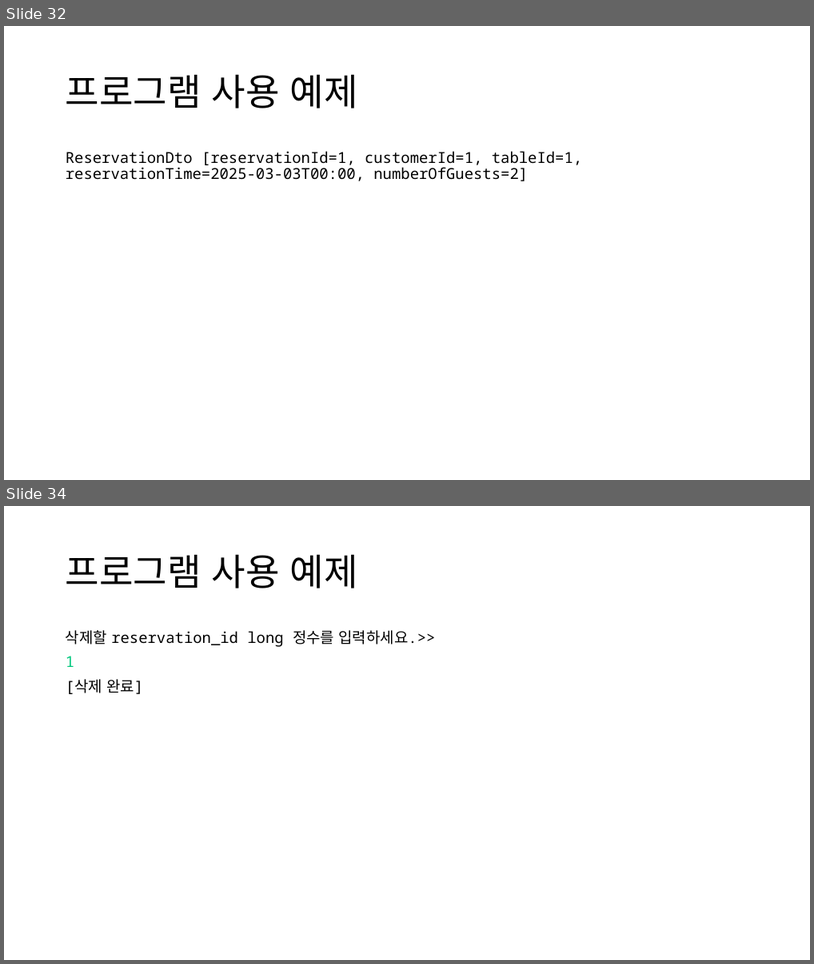
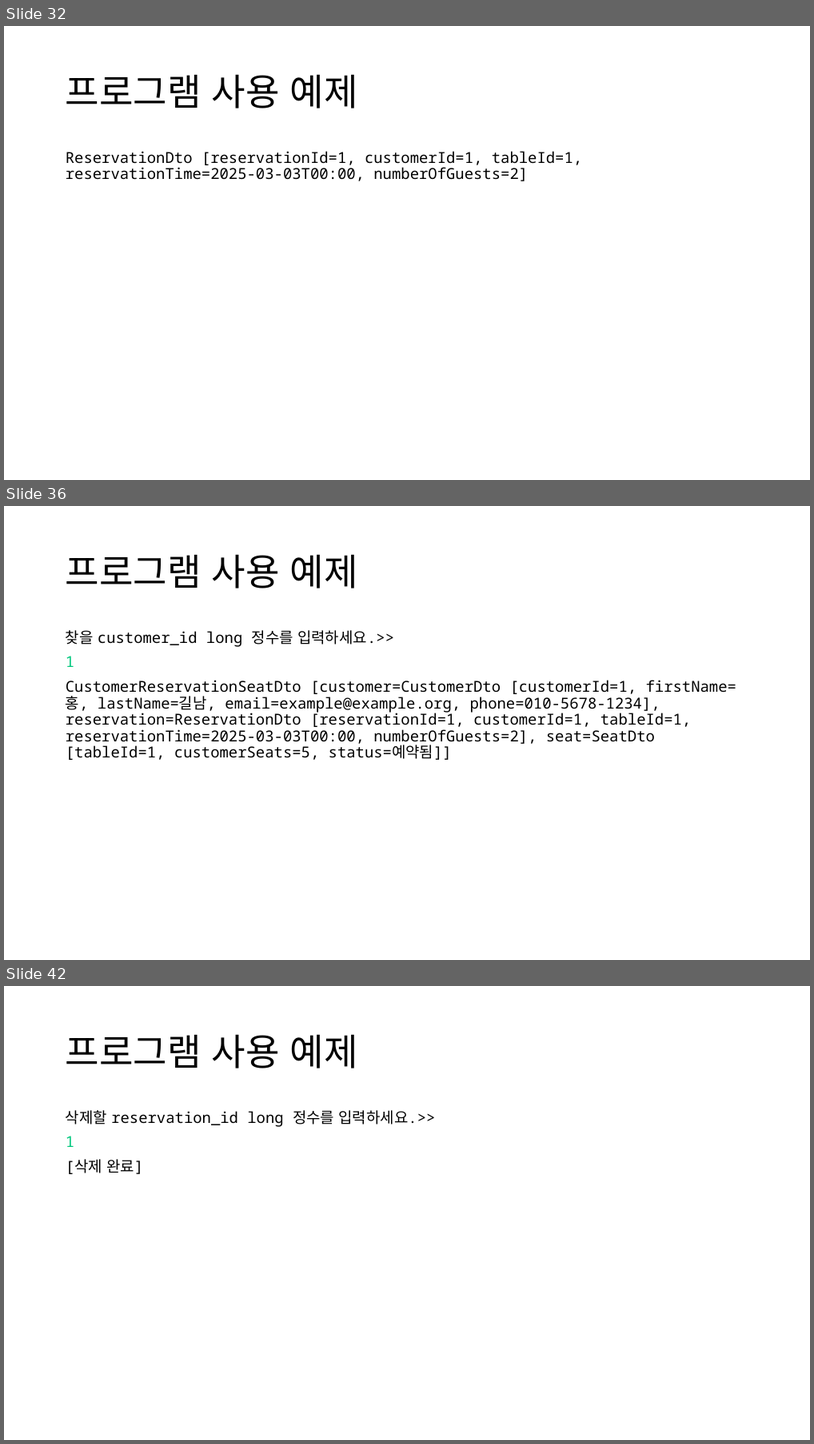
Before and after one commit to TaYaKi71751/gukbi, a slide deck: ppt/Oracle DB Project.pptx. Shown one above the other, each under a label of ours: slides 32 and 34 before the commit, slides 32, 36 and 42 after it; the slides between them are not shown. The pictures are 814x964 and 814x1444 pixels, drawn with LibreOffice and Linux fonts; fonts in the diff are those of the drawing. Boxes give left, top, right and bottom in pixels: in the first picture for what was removed or moved away, otherwise in the second. Text is boxed around its words. In the diff, an @@ line names an element or a change of style, - is before the commit and + after.

```diff
--- a/ppt/Oracle DB Project.pptx
+++ b/ppt/Oracle DB Project.pptx
@@ slide 36 added at bbox=[4, 506, 810, 960], background #FFFFFF @@
@@ title added at bbox=[66, 554, 358, 588], 44 pt, text #000000 @@
+프로그램 사용 예제
@@ text added at bbox=[66, 630, 737, 760], 18 pt, text #000000 @@
+찾을 customer_id long 정수를 입력하세요.>>
+1
+CustomerReservationSeatDto [customer=CustomerDto [customerId=1, firstName=홍, lastName=길남, email=example@example.org, phone=010-5678-1234], reservation=ReservationDto [reservationId=1, customerId=1, tableId=1, reservationTime=2025-03-03T00:00, numberOfGuests=2], seat=SeatDto [tableId=1, customerSeats=5, status=예약됨]]
@@ what was slide 34 is now slide 42 @@
```
Also in this commit, not shown: 18 slides changed, 7 other slides added, 5 other files.
